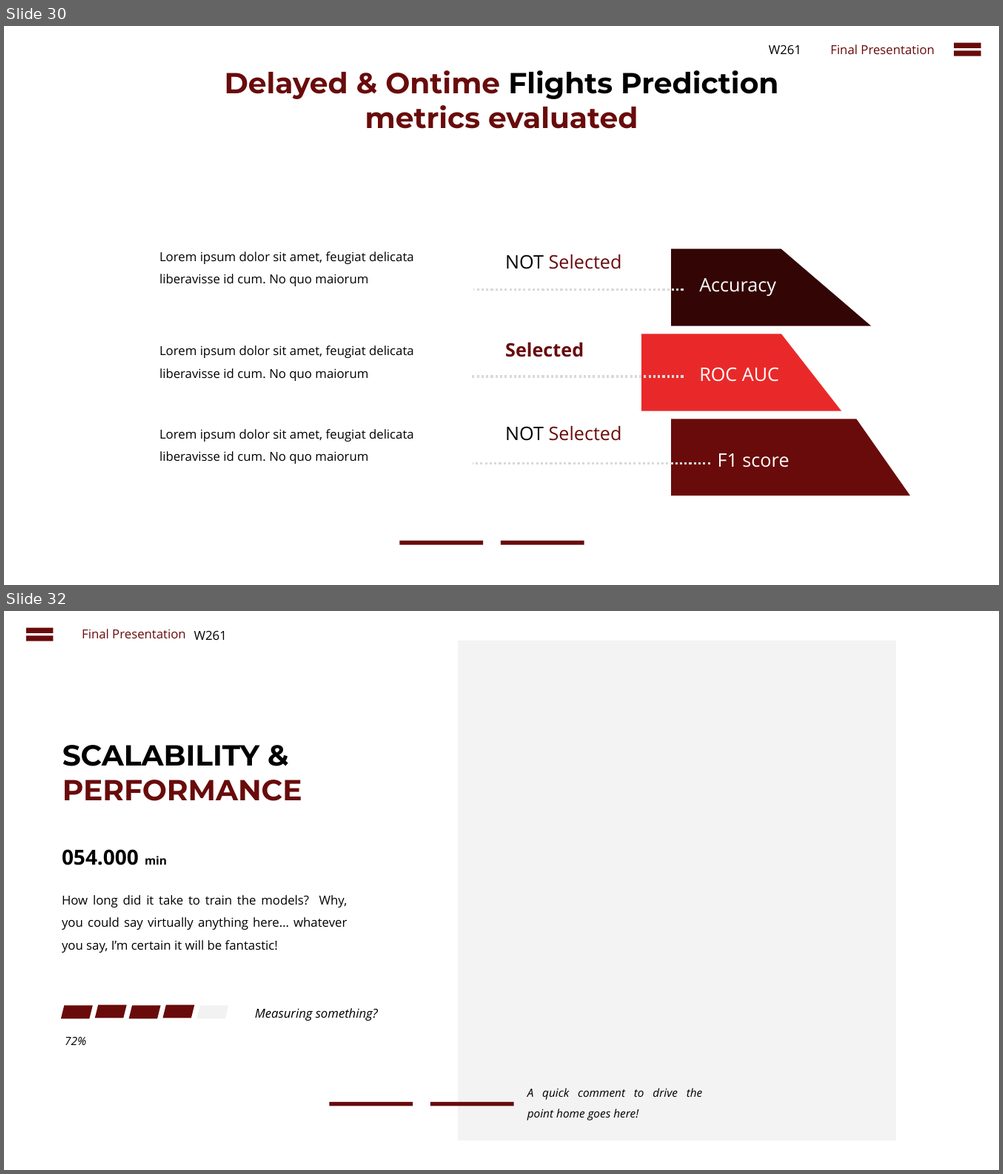
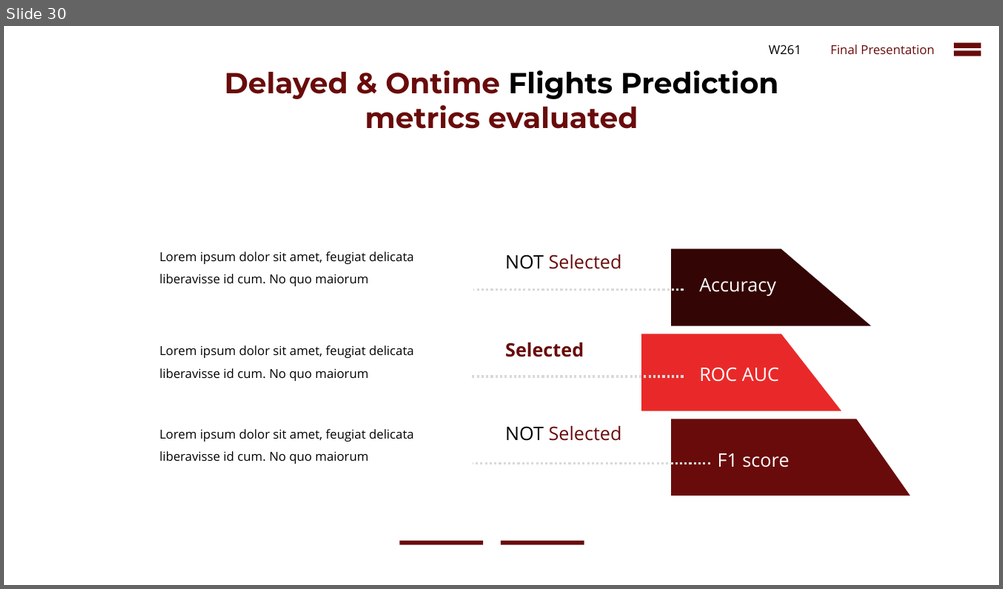
Before and after one commit to cbenge509/flightsontime, a slide deck: presentation/Delayed Flights Prediction - Final.pptx. Shown one above the other, each under a label of ours: slides 30 and 32 before the commit, slide 30 after it; the slides between them are not shown. The pictures are 1003x1174 and 1003x589 pixels, drawn with LibreOffice and Linux fonts; fonts in the diff are those of the drawing. Boxes give left, top, right and bottom in pixels: in the first picture for what was removed or moved away, otherwise in the second. Text is boxed around its words. In the diff, an @@ line names an element or a change of style, - is before the commit and + after.

```diff
--- a/presentation/Delayed Flights Prediction - Final.pptx
+++ b/presentation/Delayed Flights Prediction - Final.pptx
@@ slide 32 removed at [4,611,999,1170], background #FFFFFF @@
@@ math equal removed at [21,623,58,645] @@
@@ text removed at [82,629,186,638] @@
-Final Presentation
@@ text removed at [194,631,227,640] @@
-W261
@@ rectangle removed at [458,641,896,1142] @@
@@ text removed at [62,745,302,801] @@
-SCALABILITY &
-PERFORMANCE
@@ text removed at [62,849,167,866] @@
-054.000 min
@@ text removed at [62,895,347,953] @@
-How long did it take to train the models? Why, you could say virtually anything here… whatever you say, I’m certain it will be fantastic!
@@ group removed at [61,1005,228,1019]: 5 parallelograms @@
@@ text removed at [255,1008,378,1021] @@
-Measuring something?
@@ text removed at [65,1037,86,1045] @@
-72%
@@ text removed at [527,1088,702,1121] @@
-A quick comment to drive the point home goes here!
@@ rectangle removed at [330,1102,413,1106] @@
@@ rectangle removed at [430,1102,514,1106] @@
```
Also in this commit, not shown: 4 slides added, 1 other slide removed.
